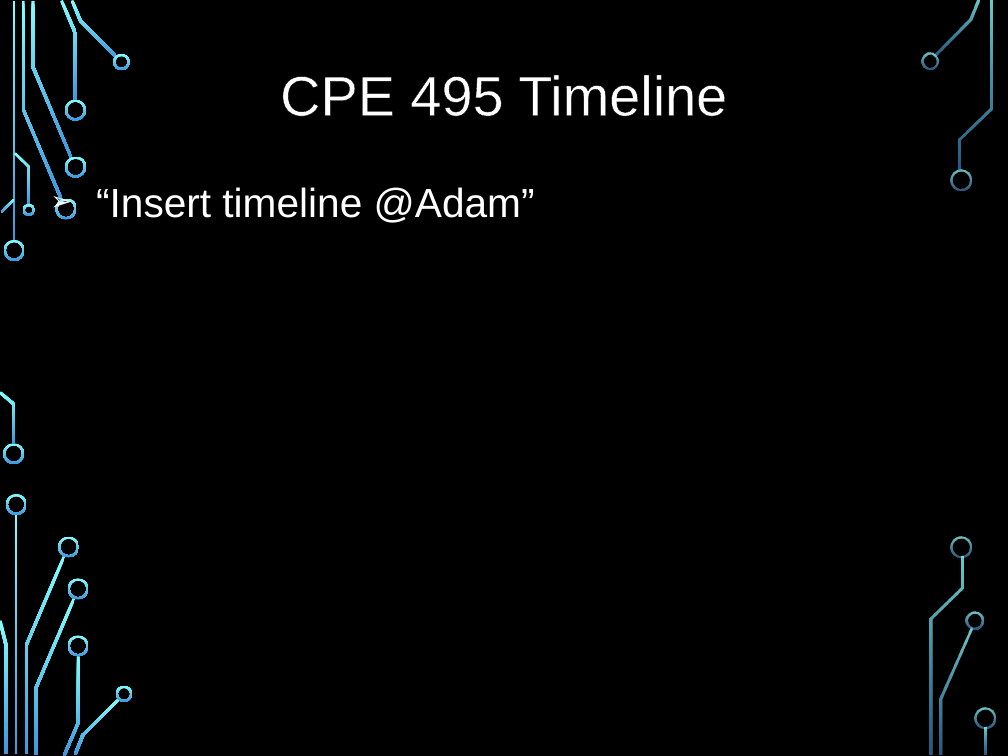
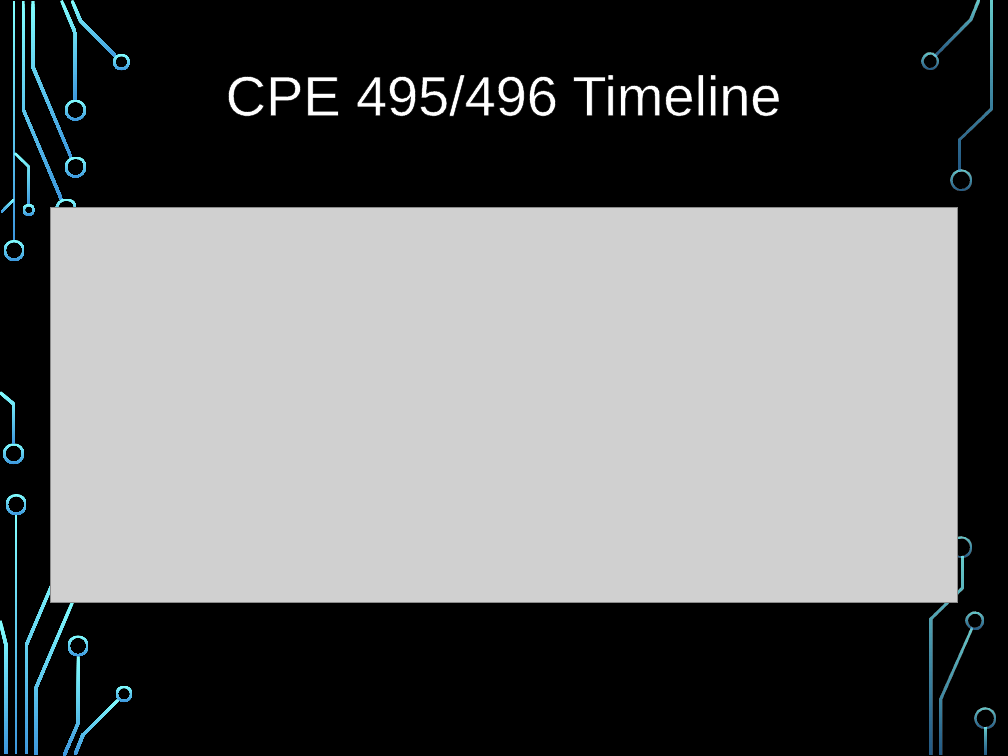
Before and after one commit to jaap15/UAH_APP, a slide deck: slide 18 of CPE495 Slides.pptx. Drawn at 1008x756 pixels with LibreOffice and Linux fonts; fonts in the diff are those of the drawing; grey boxes stand for pictures; background and template pictures are left out. Boxes give left, top, right and bottom in pixels: in the first picture for what was removed or moved away, otherwise in the second. Text is boxed around its words. In the diff, an @@ line names an element or a change of style, - is before the commit and + after.

```diff
--- a/CPE495 Slides.pptx
+++ b/CPE495 Slides.pptx
@@ text at [226,75,781,116]: text changed @@
-CPE 495 Timeline
+CPE 495/496 Timeline
@@ picture added at [50,208,959,603] @@
@@ text removed at [96,187,535,223] @@
-➢ “Insert timeline @Adam”
@@ freeform shape removed at [59,537,80,558] @@
@@ freeform shape removed at [68,578,89,599] @@
```
Also in this commit, not shown: 2 other slides changed.
